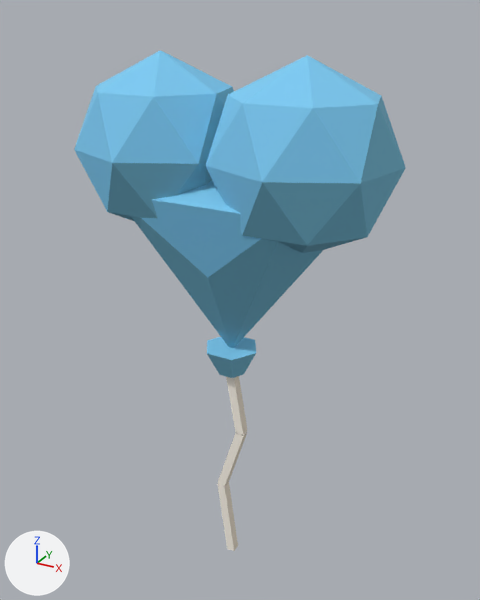
A saved change to the glTF model models/game/balloon/balloon_heart.glb.
The view is the same before and after, from a camera (50 mm lens) standing at (0.0626, -0.11, 0.1223) and looking at (0.0003, 0.0032, 0.0657). Every picture has the same lights, and +X, +Y and +Z are marked at lower left. The picture after the commit comes second. Where no turn or scale is listed for an object, it has been applied to the vertices. Vertices at exactly the same position are counted once.

The older version as bpy lines, for what is in view:
```python
me_knot = bpy.data.meshes.new('knot')
me_knot.from_pydata(...)  # 12 vertices, 20 faces; spans x -0.006..0.006, y -0.0052..0.0052, z -0.005..0.001
# faces by material slot: [6, 14]
me_knot.materials.append(mat_sky)  # blue #7ccbf2
me_knot.materials.append(mat_sky_shade)  # cyan #71b5d0
me_skin = bpy.data.meshes.new('skin')
me_skin.from_pydata(...)  # 55 vertices, 98 faces; spans x -0.0326..0.0324, y -0.017..0.0155, z 0.055..0.115
# faces by material slot: [43, 55]
me_skin.materials.append(mat_sky)  # blue #7ccbf2
me_skin.materials.append(mat_sky_shade)  # cyan #71b5d0
me_string = bpy.data.meshes.new('string')
me_string.from_pydata(...)  # 24 vertices, 36 faces; spans x -0.0035..0.0035, y -0.001..0.001, z -0.0001..0.0502
# faces by material slot: [18, 18]
me_string.materials.append(mat_paper)  # white #fff8ec
me_string.materials.append(mat_paper_shade)  # pale yellow #e8ddcb
ob_knot = bpy.data.objects.new('knot', me_knot)
ob_knot.location = (0.0, 0.0, 0.055)
ob_skin = bpy.data.objects.new('skin', me_skin)
ob_skin.location = (0.0, 0.0, 0.0)
ob_string = bpy.data.objects.new('string', me_string)
ob_string.location = (0.0, 0.0, 0.0)
```
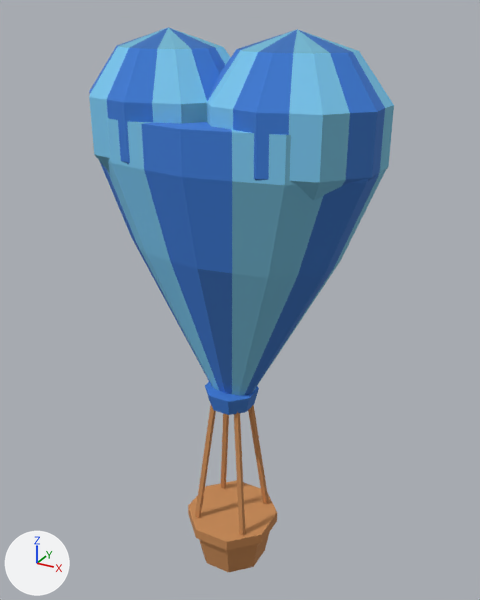
Diff of the bpy script that builds the scene:
```diff
--- a/models/game/balloon/balloon_heart.glb.py
+++ b/models/game/balloon/balloon_heart.glb.py
@@ mat_wood @@
+mat_wood = principled_material('wood')
+mat_wood.base_color = (0.584, 0.258, 0.0908)  # orange #c98b55
+mat_wood.roughness = 0.95
@@ mat_wood_shade @@
+mat_wood_shade = principled_material('wood_shade')
+mat_wood_shade.base_color = (0.474, 0.202, 0.0666)  # orange #b77c49
+mat_wood_shade.roughness = 0.95
@@ mat_blue_shade @@
+mat_blue_shade = principled_material('blue_shade')
+mat_blue_shade.base_color = (0.0396, 0.159, 0.491)  # blue #386fba
+mat_blue_shade.roughness = 0.95
@@ mat_blue @@
+mat_blue = principled_material('blue')
+mat_blue.base_color = (0.0467, 0.205, 0.687)  # blue #3d7dd8
+mat_blue.roughness = 0.95
@@ me_skin @@
 # used by ob_skin; location = (0.0, 0.0, 0.0)
-me_skin.from_pydata(...)  # 55 vertices, 98 faces; spans x -0.0326..0.0324, y -0.017..0.0155, z 0.055..0.115
+me_skin.from_pydata(...)  # 305 vertices, 880 faces; spans x -0.0293..0.0293, y -0.0166..0.0166, z 0.044..0.119
+# me_skin part 1: the loose piece of 23 vertices spanning x -0.0026..0.0324, y -0.017..0.0155, z 0.079..0.115 is rebuilt with 98 vertices and now spans x -0.0033..0.0293, y -0.0146..0.0146, z 0.085..0.119
+# me_skin part 2: the loose piece of 23 vertices spanning x -0.0326..0.0024, y -0.017..0.0155, z 0.079..0.115 is rebuilt with 99 vertices and now spans x -0.0293..0.0033, y -0.0146..0.0146, z 0.085..0.119
+# me_skin part 3: the loose piece of 9 vertices spanning x -0.031..0.031, y -0.013..0.013, z 0.055..0.096 is rebuilt with 108 vertices and now spans x -0.029..0.029, y -0.0166..0.0166, z 0.044..0.104
 me_skin.materials.append(mat_sky)
 me_skin.materials.append(mat_sky_shade)
+me_skin.materials.append(mat_blue)  # blue #3d7dd8
+me_skin.materials.append(mat_blue_shade)  # blue #386fba
@@ me_knot @@
 # used by ob_knot; location = (0.0, 0.0, 0.055)
-me_knot.from_pydata(...)  # 12 vertices, 20 faces; spans x -0.006..0.006, y -0.0052..0.0052, z -0.005..0.001
-me_knot.materials.append(mat_sky)  # blue #7ccbf2
-me_knot.materials.append(mat_sky_shade)  # cyan #71b5d0
+me_knot.from_pydata(...)  # 16 vertices, 28 faces; spans x -0.00554..0.00554, y -0.00554..0.00554, z -0.002..0.002
+# me_knot part 4: the whole mesh is rebuilt
+me_knot.materials.append(mat_blue)  # blue #3d7dd8
+me_knot.materials.append(mat_blue_shade)  # blue #386fba
@@ me_string @@
 # used by ob_string; location = (0.0, 0.0, 0.0)
-me_string.from_pydata(...)  # 24 vertices, 36 faces; spans x -0.0035..0.0035, y -0.001..0.001, z -0.0001..0.0502
-me_string.materials.append(mat_paper)  # white #fff8ec
-me_string.materials.append(mat_paper_shade)  # pale yellow #e8ddcb
+me_string.from_pydata(...)  # 32 vertices, 48 faces; spans x -0.0065..0.0065, y -0.0065..0.0065, z -0.0001..0.0311
+# me_string part 5: the whole mesh is rebuilt
+me_string.materials.append(mat_wood)  # orange #c98b55
+me_string.materials.append(mat_wood_shade)  # orange #b77c49
@@ me_basket @@
+me_basket.from_pydata(...)  # 32 vertices, 56 faces; spans x -0.01..0.01, y -0.01..0.01, z 0.0..0.012
+# faces by material slot: [24, 32]
+me_basket.materials.append(mat_wood)  # orange #c98b55
+me_basket.materials.append(mat_wood_shade)  # orange #b77c49
@@ ob_knot @@
 ob_knot = bpy.data.objects.new('knot', me_knot)
-ob_knot.location = (0.0, 0.0, 0.055)
+ob_knot.location = (0.0, 0.0, 0.044)
@@ ob_string @@
 ob_string = bpy.data.objects.new('string', me_string)
-ob_string.location = (0.0, 0.0, 0.0)
+ob_string.location = (0.0, 0.0, 0.012)
@@ ob_basket @@
+ob_basket = bpy.data.objects.new('basket', me_basket)
+ob_basket.location = (0.0, 0.0, 0.0)
```

Changed parts and their boxes (x1, y1, x2, y2) in the pictures (480 x 600 px):
'skin', reshaped (8% narrower, 24% taller)
    before: (74, 50, 406, 348)
    after: (89, 27, 394, 396)
'basket', added (orange)
    after: (188, 480, 277, 572)
    faces in mat_wood (orange #c98b55): (188, 480, 277, 572)
    faces in mat_wood_shade (orange #b77c49): (227, 514, 277, 572)
'string', reshaped, moved, recoloured
    before: (217, 376, 247, 551)
    after: (195, 405, 269, 535)
'knot', reshaped, moved
    before: (207, 337, 256, 378)
    after: (205, 382, 259, 415)
part 1 of me_skin, rebuilt
    before: (206, 55, 406, 253)
    after: (207, 29, 394, 201)
part 2 of me_skin, rebuilt
    before: (74, 50, 234, 221)
    after: (89, 27, 231, 172)
part 3 of me_skin, rebuilt
    before: (132, 180, 323, 348)
    after: (100, 118, 386, 396)
